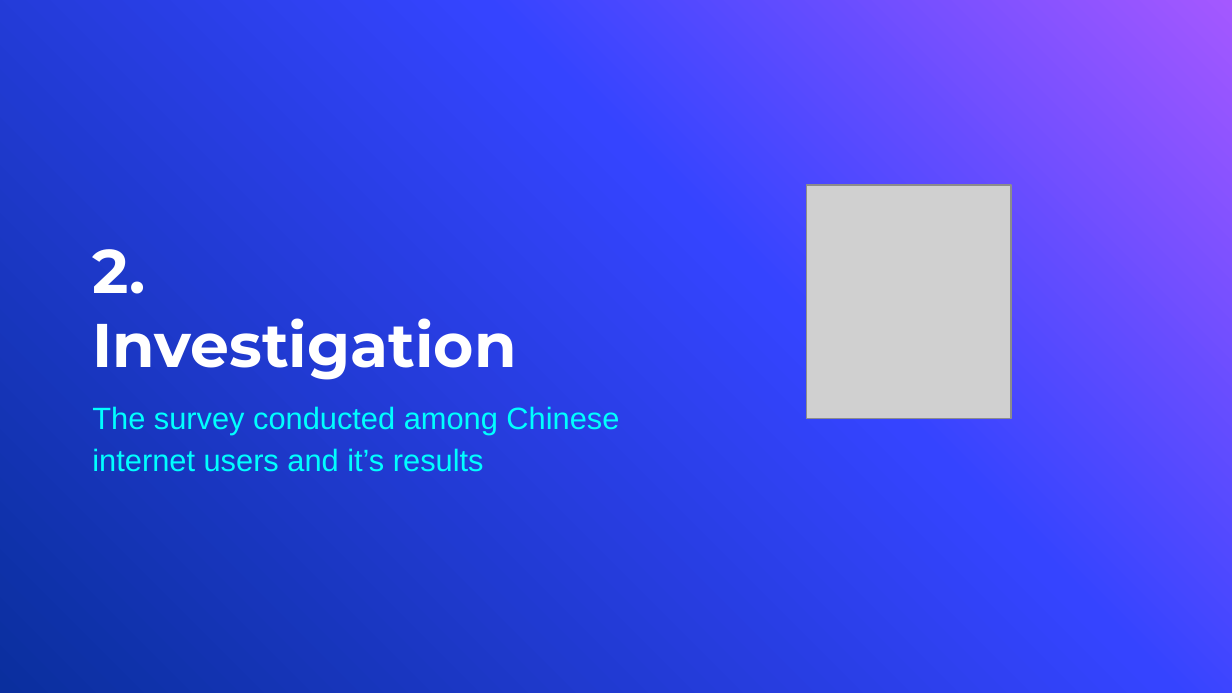
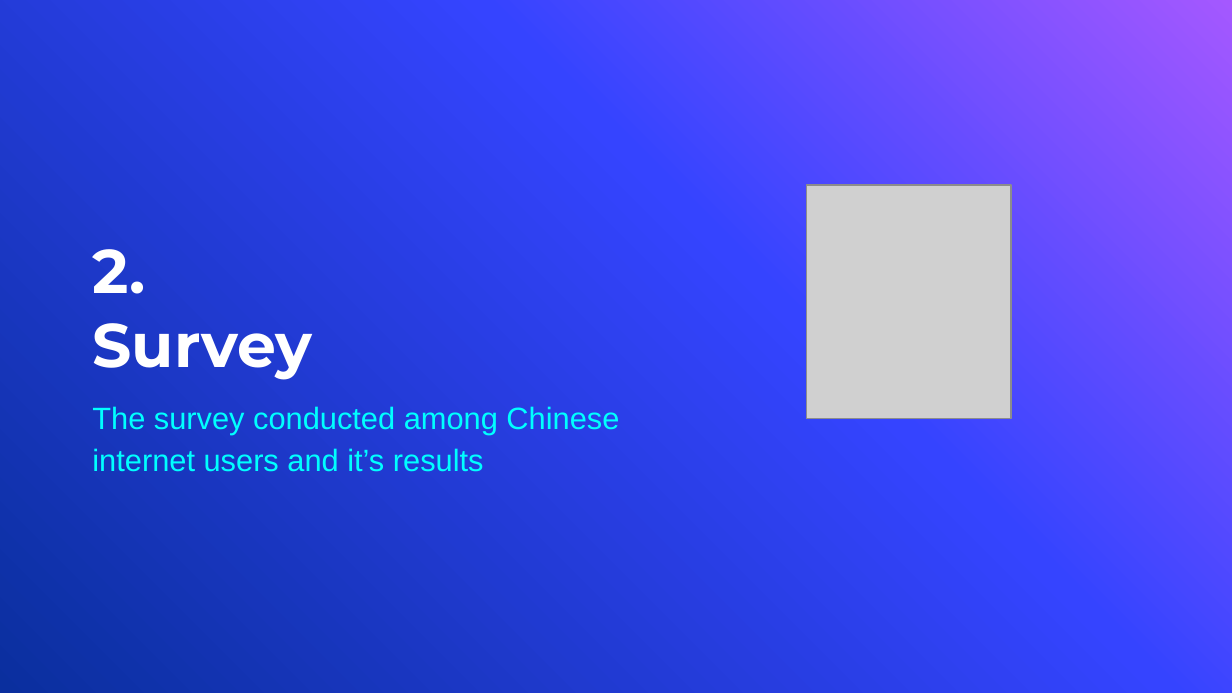
Before and after one commit to vyacheslav-polyakov/thesis, a slide deck: slide 14 of !Defense Slides.pptx. Drawn at 1232x693 pixels with LibreOffice and Linux fonts; fonts in the diff are those of the drawing; grey boxes stand for pictures; background and template pictures are left out. Boxes give left, top, right and bottom in pixels: in the first picture for what was removed or moved away, otherwise in the second. Text is boxed around its words. In the diff, an @@ line names an element or a change of style, - is before the commit and + after.

```diff
--- a/!Defense Slides.pptx
+++ b/!Defense Slides.pptx
@@ title at box(92, 249, 312, 380): text changed @@
-2.
-Investigation
+2.
+Survey
```
Also in this commit, not shown: 16 other slides changed, 7 slides added, 1 slide removed, 14 other files.
